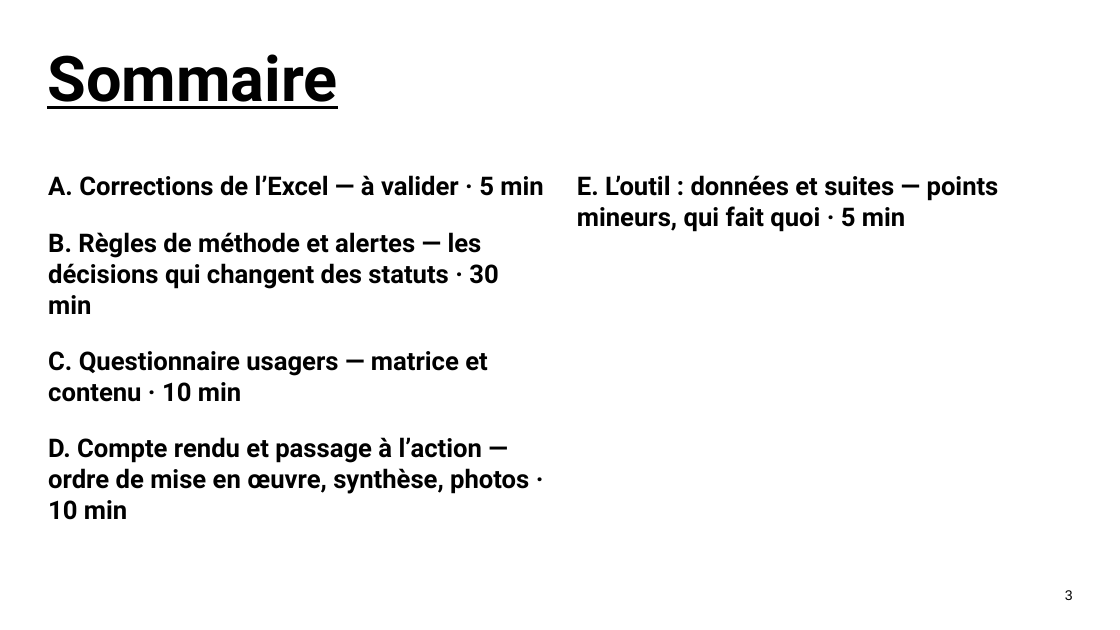
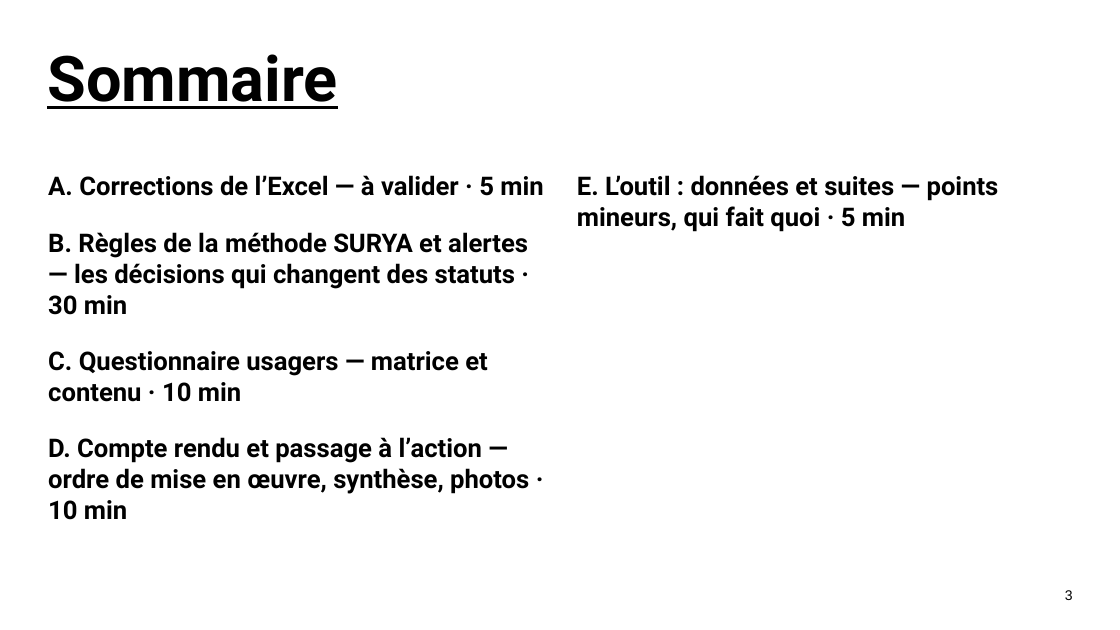
Before and after one commit to benjaminlallemand44/outilplancanicule_methodosurya, a slide deck: slide 3 of docs/presentation/Points_a_trancher_reunion.pptx. Drawn at 1120x630 pixels with LibreOffice and Linux fonts; fonts in the diff are those of the drawing; background and template pictures are left out. Boxes give left, top, right and bottom in pixels: in the first picture for what was removed or moved away, otherwise in the second. Text is boxed around its words. In the diff, an @@ line names an element or a change of style, - is before the commit and + after.

```diff
--- a/docs/presentation/Points_a_trancher_reunion.pptx
+++ b/docs/presentation/Points_a_trancher_reunion.pptx
@@ text at (48, 207, 905, 315): text changed @@
-B. Règles de méthode et alertes — les décisions qui changent des statuts · 30 min
+B. Règles de la méthode SURYA et alertes — les décisions qui changent des statuts · 30 min
```
Also in this commit, not shown: 8 other slides changed, 15 other files.
